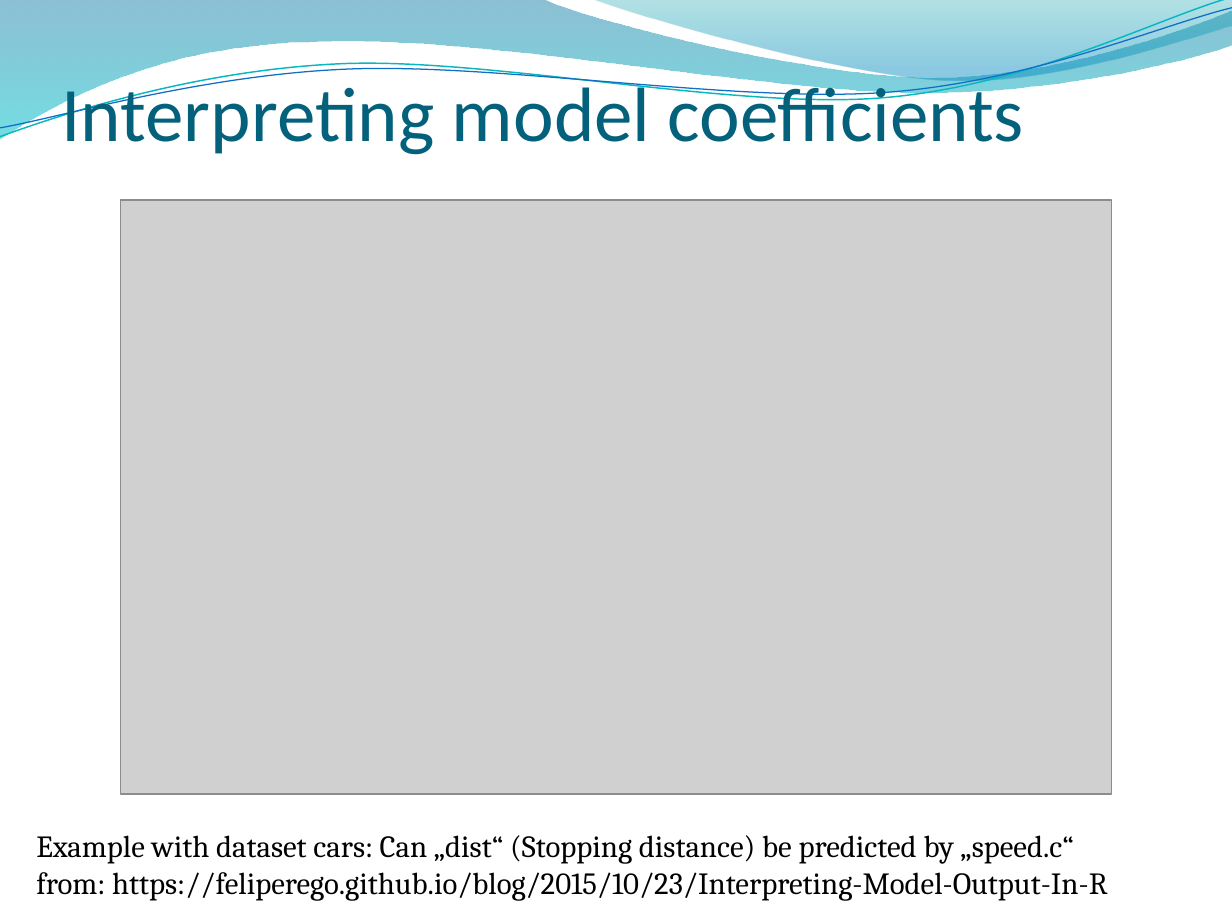
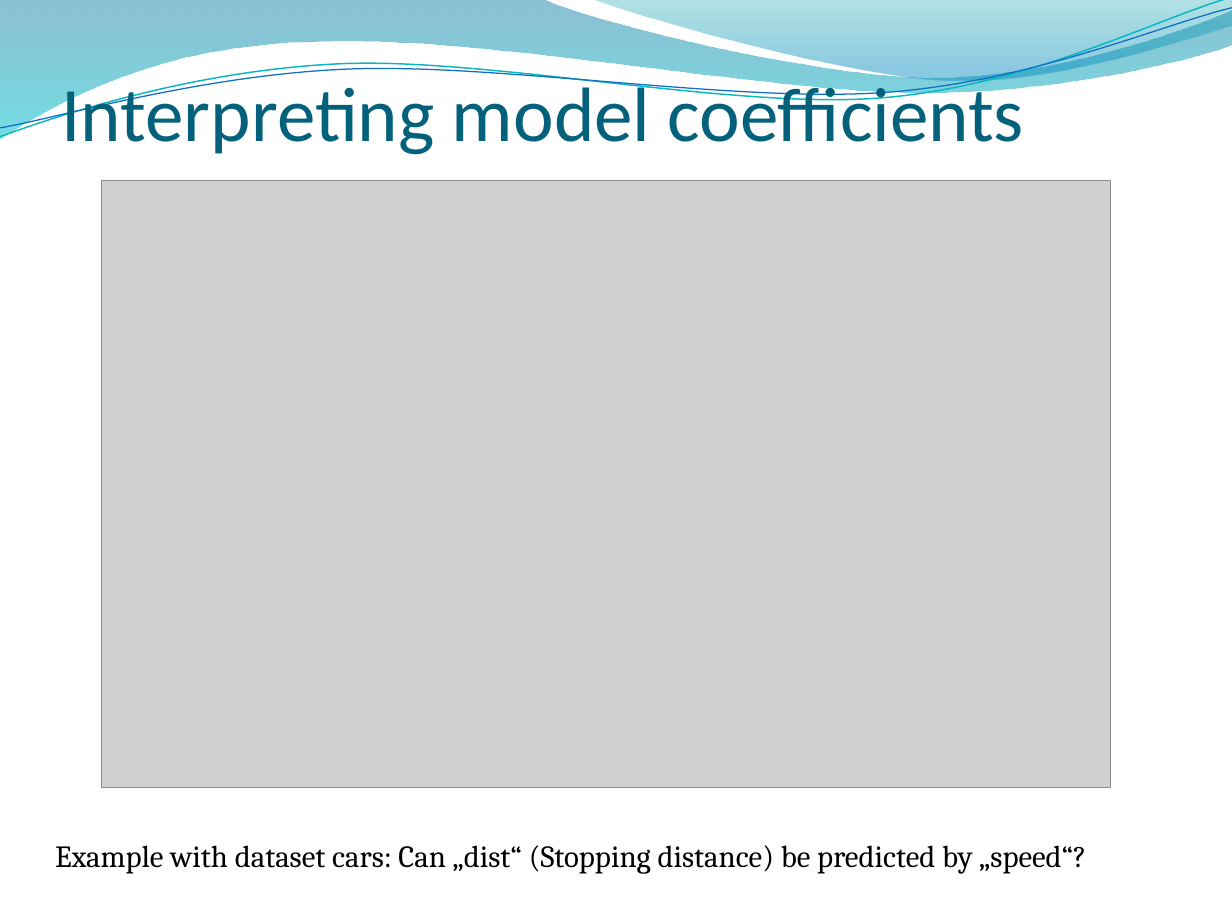
Before and after one commit to ricschuster/R_Workshop_Vienna_2018_02, a slide deck: slide 15 of ppts/Topic 4 Normal linear regression.pptx. Drawn at 1232x924 pixels with LibreOffice and Linux fonts; fonts in the diff are those of the drawing; grey boxes stand for pictures; background and template pictures are left out. Boxes give left, top, right and bottom in pixels: in the first picture for what was removed or moved away, otherwise in the second. Text is boxed around its words. In the diff, an @@ line names an element or a change of style, - is before the commit and + after.

```diff
--- a/ppts/Topic 4 Normal linear regression.pptx
+++ b/ppts/Topic 4 Normal linear regression.pptx
@@ picture: place and size @@
-picture at [121, 200, 1112, 793]
+picture at [102, 181, 1111, 787]
@@ text at [55, 845, 1086, 874]: text changed @@
-Example with dataset cars: Can „dist“ (Stopping distance) be predicted by „speed.c“
-from: https://feliperego.github.io/blog/2015/10/23/Interpreting-Model-Output-In-R
+Example with dataset cars: Can „dist“ (Stopping distance) be predicted by „speed“?
```
Also in this commit, not shown: 2 other slides changed, 2 other files.
